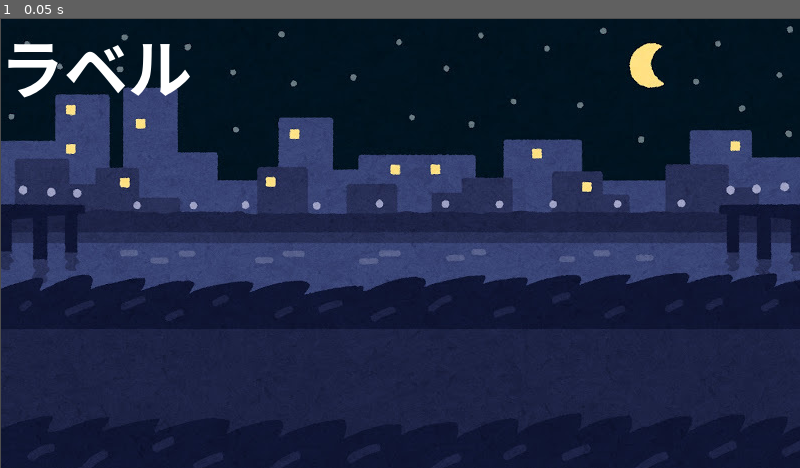
Above: before the commit, frame 1.
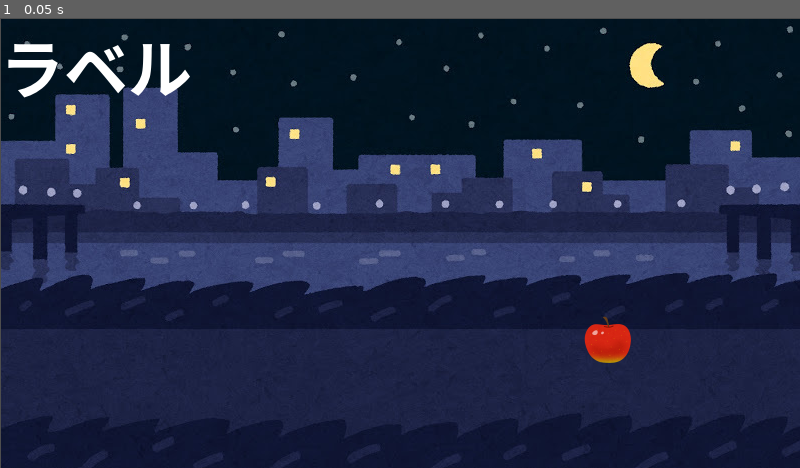
Above: after the commit, the same moment.

Repository: 23Nozomi/team3
Game: Godot game, scene res://my_world.tscn
Same seed, same stepped clock (60 frames per second), same inputs: the game is played once before the commit and once after it. The project has no main scene, so this scene is started directly.
Inputs:
- Up to frame 1 (0.05 s): no input

The runs differ from the first frame. In frame 1, 0.4% of the frame differs, in the area x 73-79%, y 66-77%.

Commit message:
Cがキャラ追加

Diff:
--- /dev/null
+++ b/game3/godot-template-v2/apple.gd
@@ -0,0 +1,11 @@
+extends Actor
+
+
+# Called when the node enters the scene tree for the first time.
+func _ready() -> void:
+	pass # Replace with function body.
+
+
+# Called every frame. 'delta' is the elapsed time since the previous frame.
+func _process(delta: float) -> void:
+	pass
--- /dev/null
+++ b/game3/godot-template-v2/apple.tscn
@@ -0,0 +1,17 @@
+[gd_scene format=3 uid="uid://c4evgsrgxssxn"]
+
+[ext_resource type="PackedScene" uid="uid://bpyevpyu03sxt" path="res://actor.tscn" id="1_whgpf"]
+[ext_resource type="Script" uid="uid://bs6ngn87ik7of" path="res://apple.gd" id="2_xniv1"]
+[ext_resource type="Texture2D" uid="uid://gf7upnism62q" path="res://img/APPLE.png" id="3_aq6lu"]
+
+[sub_resource type="CircleShape2D" id="CircleShape2D_s0mmv"]
+radius = 23.0
+
+[node name="APPLE" unique_id=1239789849 instance=ExtResource("1_whgpf")]
+script = ExtResource("2_xniv1")
+
+[node name="Sprite2D" parent="." index="0" unique_id=712688549]
+texture = ExtResource("3_aq6lu")
+
+[node name="CollisionShape2D" parent="." index="1" unique_id=881902376]
+shape = SubResource("CircleShape2D_s0mmv")
--- a/game3/godot-template-v2/my_world.tscn
+++ b/game3/godot-template-v2/my_world.tscn
@@ -3,6 +3,7 @@
 [ext_resource type="PackedScene" uid="uid://6o7fxp26ru0v" path="res://world.tscn" id="1_cery3"]
 [ext_resource type="Script" uid="uid://wtcnsqp8n6dp" path="res://my_world.gd" id="2_1u75a"]
 [ext_resource type="Texture2D" uid="uid://cu8r7k323oo07" path="res://img/MyWorld.jpg" id="3_asled"]
+[ext_resource type="PackedScene" uid="uid://c4evgsrgxssxn" path="res://apple.tscn" id="4_1u75a"]
 
 [node name="MyWorld" unique_id=1137961271 instance=ExtResource("1_cery3")]
 script = ExtResource("2_1u75a")
@@ -10,3 +11,6 @@
 [node name="MyWorld" type="Sprite2D" parent="." index="2" unique_id=856814708]
 position = Vector2(401, 226)
 texture = ExtResource("3_asled")
+
+[node name="APPLE" parent="." index="3" unique_id=1239789849 instance=ExtResource("4_1u75a")]
+position = Vector2(608, 322)
Not shown, added: game3/godot-template-v2/apple.gd.uid
